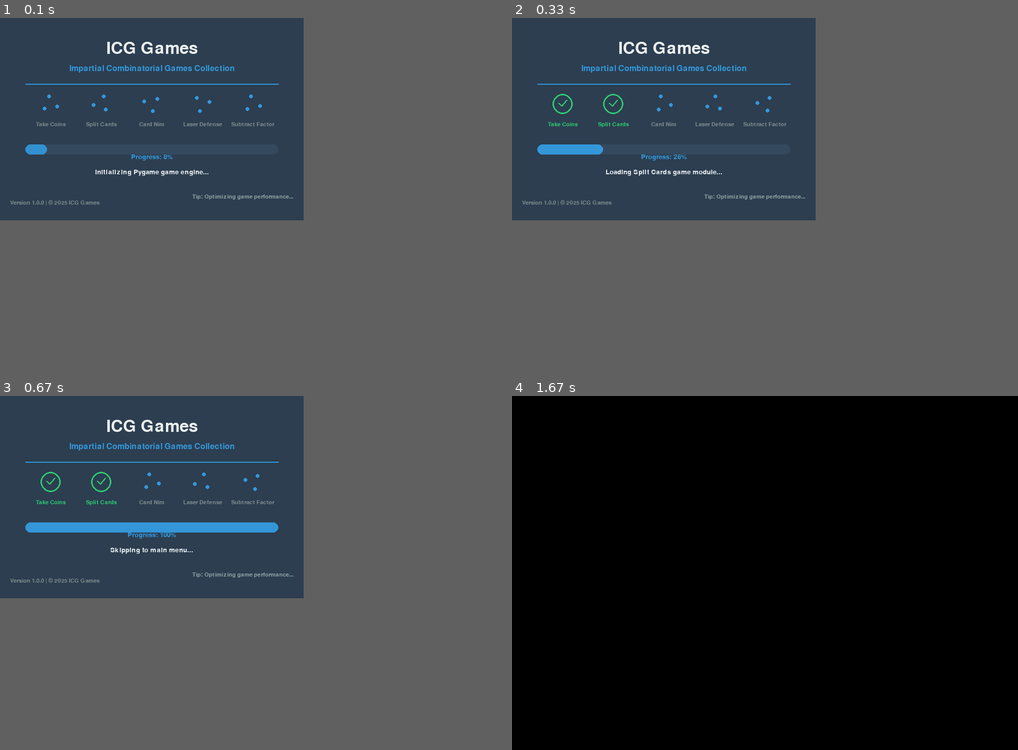
Above: before the commit, frames 1-4 (two rows, left to right).
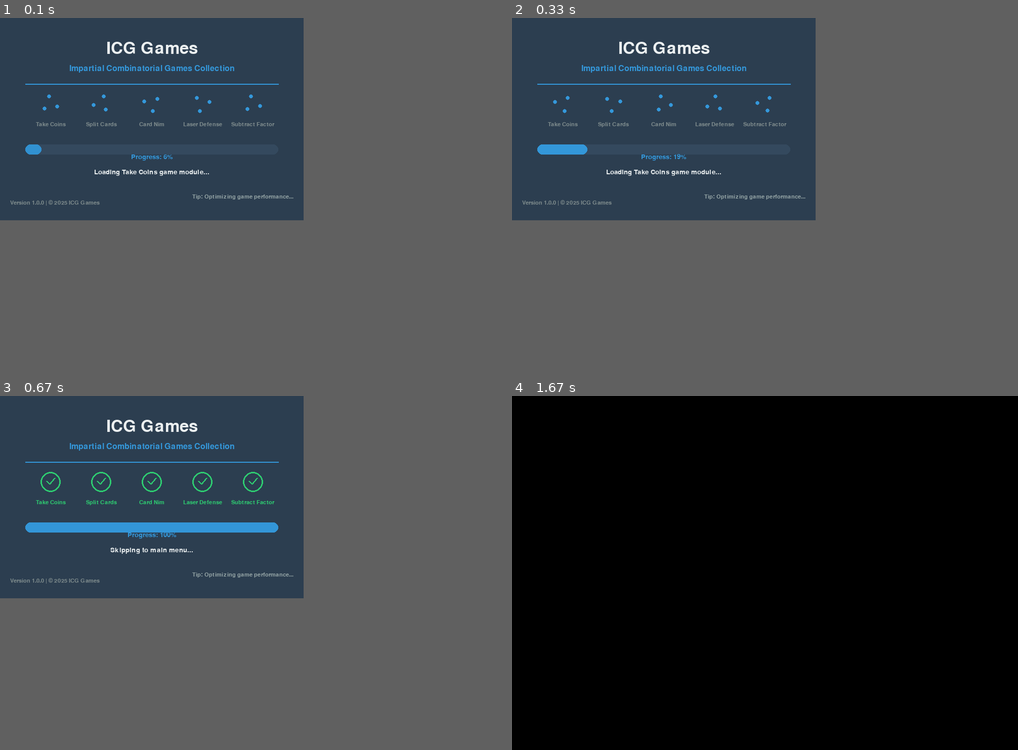
Above: after the commit, the same moments.

Repository: JieteXue/ICG-Games
Game: pygame game, started from src/main.py
Same seed, same stepped clock (60 frames per second), same inputs: the game is played once before the commit and once after it.
Inputs:
- Up to frame 1 (0.1 s): no input
- Up to frame 2 (0.33 s): no input
- Up to frame 3 (0.67 s): tap Space at 0.33 s
- Up to frame 4 (1.67 s): no input

The runs differ from the first frame. In frame 1, 0.2% of the frame differs, in the area x 7-42%, y 35-45%; in frame 2, 0.5%, in the area x 7-42%, y 21-45%; in frame 3, 0.3%; in frame 4, nothing differs.

Commit message:
proper speed

Diff:
--- a/src/ui/splash_screen.py
+++ b/src/ui/splash_screen.py
@@ -92,10 +92,13 @@
         game_names = ["Take Coins", "Split Cards", "Card Nim", "Laser Defense", "Subtract Factor"]
         icon_y = 170
 
-        for i, (name, loaded) in enumerate(zip(game_names, self.loaded_games)):
+        for i, name in enumerate(game_names):
             x = width//2 - 200 + i * 100
 
-            if not loaded:
+            # 根据进度判断是否显示打勾
+            should_show_check = self.progress >= ((i + 1) * 20)
+
+            if not should_show_check:
                 # Rotating loading circle
                 angle = self.animation_time * 2 + i * 0.5
                 radius = 15
@@ -200,32 +203,35 @@
 
         # Animation steps
         steps = [
-            (10, "Initializing Pygame game engine..."),
-            (25, "Loading Take Coins game module...", 0),
-            (40, "Loading Split Cards game module...", 1),
-            (55, "Loading Card Nim game module...", 2),
-            (70, "Loading Laser Defense game module...", 3),
-            (85, "Loading Subtract Factor game module...", 4),
-            (95, "Initializing performance monitoring system..."),
-            (100, "Preparing to start main menu...")
+            (20, "Loading Take Coins game module..."),
+            (40, "Loading Split Cards game module..."),
+            (60, "Loading Card Nim game module..."),
+            (80, "Loading Laser Defense game module..."),
+            (100, "Loading Subtract Factor game module...")
         ]
 
         running = True
         start_time = time.time()
-        skip_animation = False  # Skip animation flag
-
-        for target_progress, status, *game_index in steps:
+        skip_animation = False
+
+        for target_progress, status in steps:
             while self.progress < target_progress and running and not skip_animation:
                 # Update time
                 self.animation_time = (time.time() - start_time) * 2
 
-                # Random speed progress increase
-                random_increment = random.uniform(0.5, 3.0)
+                # 改进的随机增量：更大的波动范围 + 偶尔的跳跃
+                if random.random() < 0.15:  # 15%的概率出现大跳跃
+                    random_increment = random.uniform(3.0, 8.0)
+                else:
+                    random_increment = random.uniform(0.1, 3.0)
+
+                # 在接近目标时减慢
+                remaining = target_progress - self.progress
+                if remaining < 5:
+                    random_increment = random_increment * (remaining / 5)
+
                 self.progress = min(target_progress, self.progress + random_increment)
                 self.status = status
-
-                if game_index:
-                    self.loaded_games[game_index[0]] = True
 
                 # Draw window
                 self.draw_window()
@@ -240,11 +246,10 @@
                     elif event.type == pygame.KEYDOWN:
                         if event.key == pygame.K_ESCAPE:
                             running = False
-                        elif event.key == pygame.K_SPACE:  # Detect spacebar
+                        elif event.key == pygame.K_SPACE:
                             skip_animation = True
                             print("Space pressed - skipping animation")
 
-                # Small delay (if not skipping)
                 if not skip_animation:
                     time.sleep(0.02)
 
@@ -259,14 +264,13 @@
             if not running:
                 break
 
-        # Brief pause after completion (if not skipping)
+        # Brief pause after completion
         if running and not skip_animation:
             for _ in range(30):
                 self.animation_time = (time.time() - start_time) * 2
                 self.draw_window()
                 self.clock.tick(60)
 
-                # Handle events
                 for event in pygame.event.get():
                     if event.type == pygame.QUIT:
                         running = False
